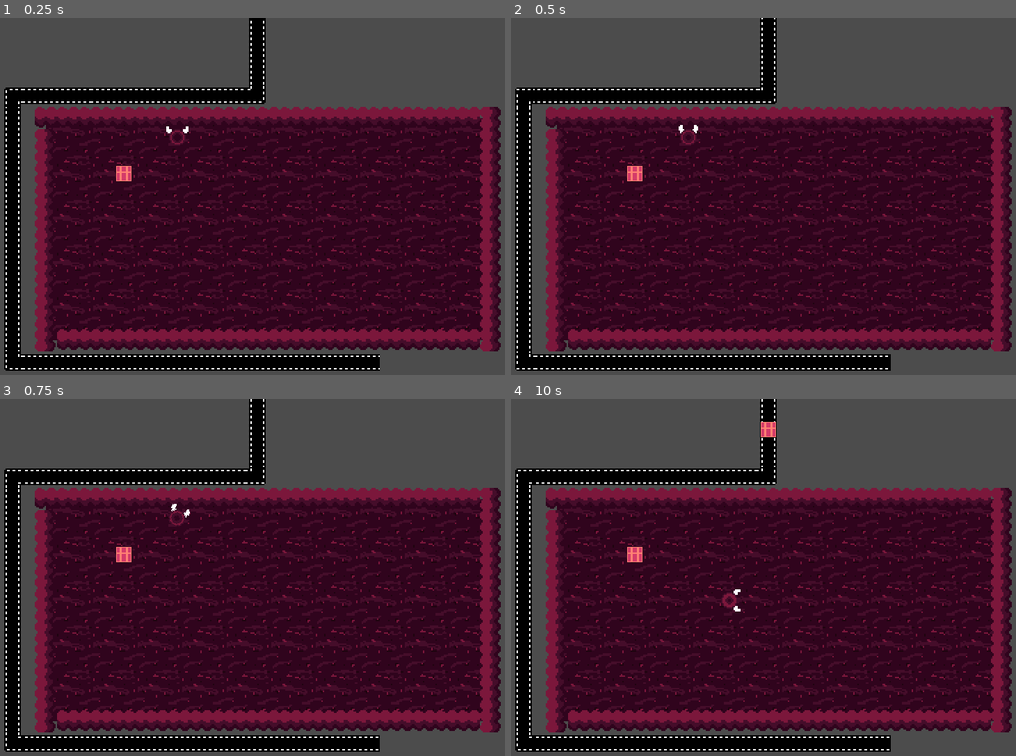
Above: before the commit, frames 1-4 (two rows, left to right).
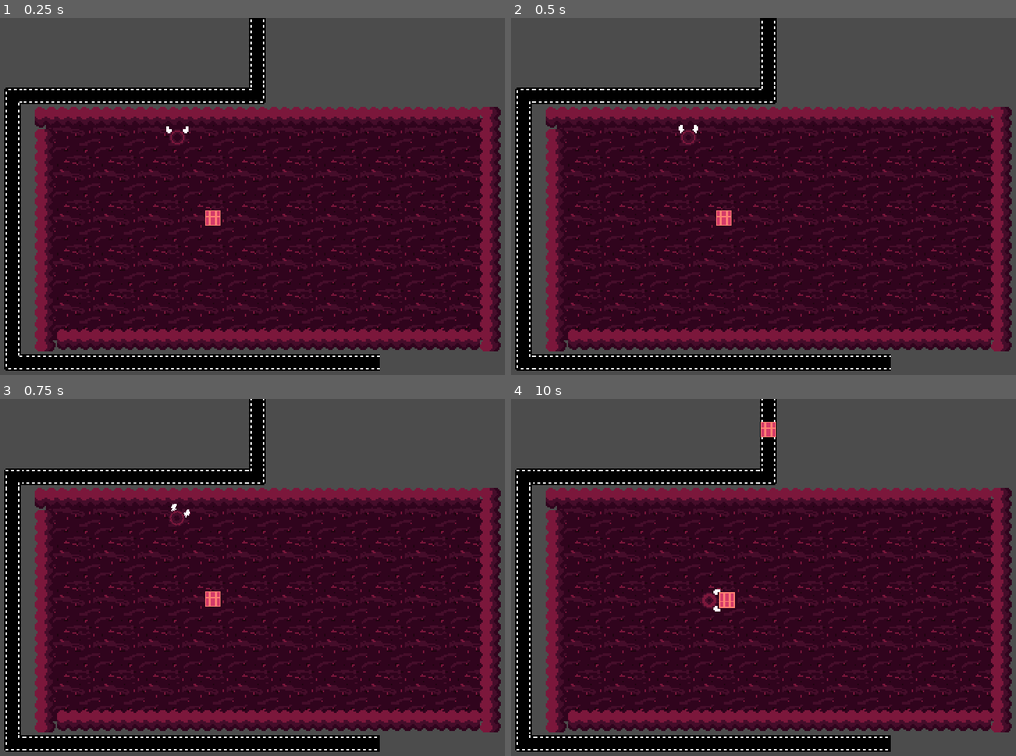
Above: after the commit, the same moments.

Repository: Flipez/arnold
Game: Godot game, scene res://Scenes/MainLevel.tscn
Two runs of this game, one before a commit and one after it. Both use one fixed random seed, a clock stepped at 60 frames per second and the inputs below.
Inputs:
- Up to frame 1 (0.25 s): no input
- Up to frame 2 (0.5 s): no input
- Up to frame 3 (0.75 s): hold Right (ui_right) from 0.53 s (still down)
- Up to frame 4 (10 s): tap Space (ui_select) at 0.77, 1.52, 3.02, 3.77, 4.52, 6.02, 6.77, 7.52, 9.02, 9.77 s; tap Enter at 1.25 s; release Right (ui_right) at 1.28 s; hold Down (ui_down) 1.28-2.03 s; hold Right (ui_right) 2.03-2.78 s; hold Up (ui_up) 2.78-3.53 s; hold Left (ui_left) 3.53-5.03 s; hold Down (ui_down) 5.03-5.78 s; hold Right (ui_right) 5.78-6.53 s; hold Up (ui_up) 6.53-7.28 s; hold Right (ui_right) 7.28-8.03 s; hold Down (ui_down) 8.03-8.78 s; hold Left (ui_left) 8.78-9.53 s; hold Up (ui_up) from 9.53 s (still down)

The runs differ from the first frame. In frame 1, 1.0% of the frame differs, in the area x 1-75%, y 0-99%; in frame 2, 1.0%; in frame 3, 1.0%; in frame 4, 1.1%.

Commit message:
add sound and clean up

Diff:
--- a/Objects/Crate/Crate.gd
+++ b/Objects/Crate/Crate.gd
@@ -4,24 +4,21 @@
 var hold_by_player = false
 var player = null
 export var never_touched = true
-# Declare member variables here. Examples:
-# var a = 2
-# var b = "text"
 
 
 # Called when the node enters the scene tree for the first time.
 func _ready():
-#add_to_group ( "collectables", persistent=true )
   if never_touched:
     position.x = 192
     position.y = -8
-
 
 func _process(delta):
   if never_touched:
     move_on_belt(delta)
   if hold_by_player:
     stick_to_player(delta)
+  if never_touched == false && hold_by_player == false && out_of_play_area():
+    queue_free()
 
 
 func move_on_belt(delta):
@@ -44,22 +41,16 @@
   position.x = player.position.x + cos(player.rotation - PI/2) * 13
   position.y = player.position.y + sin(player.rotation - PI/2) * 13
   look_at(player.position)
-#position = point + vector2(cos(angle), sin(angle))* distance
-#position = point + (position-point).rotated(angle)
+
+func out_of_play_area():
+  return(position.y < 72 || position.y > 232 || position.x < 40 || position.x > 350)
 
 func _on_InteractionArea_area_entered(area):
   hold_by_player = true
   never_touched = false
   player = area.get_parent()
-  #var pos_area = area.get_global_position()
-  #var relative_position = Vector2.ZERO
-  #relative_position.x = position.x - pos_area.x
-  #relative_position.y = position.y - pos_area.y
-#  print('create yay')
-#  prints(relative_position.x, position.x, pos_area.x)
-#  prints(relative_position.y, position.y, pos_area.y)
-
 
 func _on_InteractionArea_area_exited(area):
   hold_by_player = false
+  $CreateDropPlayer.play()
   pass
--- a/Objects/Crate/Crate.tscn
+++ b/Objects/Crate/Crate.tscn
@@ -1,7 +1,8 @@
-[gd_scene load_steps=5 format=2]
+[gd_scene load_steps=6 format=2]
 
 [ext_resource path="res://Objects/Crate/crate.png" type="Texture" id=1]
 [ext_resource path="res://Objects/Crate/Crate.gd" type="Script" id=2]
+[ext_resource path="res://Objects/Crate/impactWood_heavy_001.ogg" type="AudioStream" id=3]
 
 [sub_resource type="RectangleShape2D" id=1]
 extents = Vector2( 5.6731, 5.69607 )
@@ -28,5 +29,9 @@
 [node name="CollisionShape2D" type="CollisionShape2D" parent="InteractionArea"]
 shape = SubResource( 2 )
 
+[node name="CreateDropPlayer" type="AudioStreamPlayer" parent="."]
+stream = ExtResource( 3 )
+volume_db = -4.039
+
 [connection signal="area_entered" from="InteractionArea" to="." method="_on_InteractionArea_area_entered"]
 [connection signal="area_exited" from="InteractionArea" to="." method="_on_InteractionArea_area_exited"]
--- a/Scenes/MainLevel.tscn
+++ b/Scenes/MainLevel.tscn
@@ -146,106 +146,106 @@
 
 [node name="AnimatedSprite" type="AnimatedSprite" parent="Belt"]
 rotation = 1.5708
-frames = SubResource( 14 )
-frame = 2
+frames = SubResource( 7 )
+frame = 1
 playing = true
 
 [node name="AnimatedSprite2" type="AnimatedSprite" parent="Belt"]
 position = Vector2( 0, 16 )
 rotation = 1.5708
-frames = SubResource( 14 )
-frame = 2
+frames = SubResource( 7 )
+frame = 1
 playing = true
 
 [node name="AnimatedSprite3" type="AnimatedSprite" parent="Belt"]
 position = Vector2( 0, 48 )
 rotation = 4.71239
-frames = SubResource( 19 )
-frame = 2
+frames = SubResource( 12 )
+frame = 1
 playing = true
 
 [node name="AnimatedSprite4" type="AnimatedSprite" parent="Belt"]
 position = Vector2( 0, 32 )
 rotation = 1.5708
-frames = SubResource( 14 )
-frame = 2
+frames = SubResource( 7 )
+frame = 1
 playing = true
 
 [node name="AnimatedSprite5" type="AnimatedSprite" parent="Belt"]
 position = Vector2( -16, 48 )
 rotation = 3.14159
-frames = SubResource( 14 )
-frame = 2
+frames = SubResource( 7 )
+frame = 1
 playing = true
 
 [node name="AnimatedSprite6" type="AnimatedSprite" parent="Belt"]
 position = Vector2( -32, 48 )
 rotation = 3.14159
-frames = SubResource( 14 )
-frame = 2
+frames = SubResource( 7 )
+frame = 1
 playing = true
 
 [node name="AnimatedSprite7" type="AnimatedSprite" parent="Belt"]
 position = Vector2( -48, 48 )
 rotation = 3.14159
-frames = SubResource( 14 )
-frame = 2
+frames = SubResource( 7 )
+frame = 1
 playing = true
 
 [node name="AnimatedSprite8" type="AnimatedSprite" parent="Belt"]
 position = Vector2( -64, 48 )
 rotation = 3.14159
-frames = SubResource( 14 )
-frame = 2
+frames = SubResource( 7 )
+frame = 1
 playing = true
 
 [node name="AnimatedSprite9" type="AnimatedSprite" parent="Belt"]
 position = Vector2( -80, 48 )
 rotation = 3.14159
-frames = SubResource( 14 )
-frame = 2
+frames = SubResource( 7 )
+frame = 1
 playing = true
 
 [node name="AnimatedSprite10" type="AnimatedSprite" parent="Belt"]
 position = Vector2( -96, 48 )
 rotation = 3.14159
-frames = SubResource( 14 )
-frame = 2
+frames = SubResource( 7 )
+frame = 1
 playing = true
 
 [node name="AnimatedSprite11" type="AnimatedSprite" parent="Belt"]
 position = Vector2( -112, 48 )
 rotation = 3.14159
-frames = SubResource( 14 )
-frame = 2
+frames = SubResource( 7 )
+frame = 1
 playing = true
 
 [node name="AnimatedSprite12" type="AnimatedSprite" parent="Belt"]
 position = Vector2( -128, 48 )
 rotation = 3.14159
-frames = SubResource( 14 )
-frame = 3
+frames = SubResource( 7 )
+frame = 2
 playing = true
 
 [node name="AnimatedSprite13" type="AnimatedSprite" parent="Belt"]
 position = Vector2( -144, 48 )
 rotation = 3.14159
-frames = SubResource( 14 )
-frame = 3
+frames = SubResource( 7 )
+frame = 2
 playing = true
 
 [node name="AnimatedSprite14" type="AnimatedSprite" parent="Belt"]
 position = Vector2( -160, 48 )
 rotation = 3.14159
-frames = SubResource( 14 )
-frame = 3
+frames = SubResource( 7 )
+frame = 2
 playing = true
 
 [node name="AnimatedSprite15" type="AnimatedSprite" parent="Belt"]
 position = Vector2( -176, 48 )
 rotation = 4.71239
-frames = SubResource( 19 )
-frame = 3
+frames = SubResource( 12 )
+frame = 2
 playing = true
 flip_h = true
 flip_v = true
@@ -253,213 +253,213 @@
 [node name="AnimatedSprite16" type="AnimatedSprite" parent="Belt"]
 position = Vector2( -176, 64 )
 rotation = 1.5708
-frames = SubResource( 14 )
-frame = 3
+frames = SubResource( 7 )
+frame = 2
 playing = true
 
 [node name="AnimatedSprite17" type="AnimatedSprite" parent="Belt"]
 position = Vector2( -176, 80 )
 rotation = 1.5708
-frames = SubResource( 14 )
-frame = 3
+frames = SubResource( 7 )
+frame = 2
 playing = true
 
 [node name="AnimatedSprite18" type="AnimatedSprite" parent="Belt"]
 position = Vector2( -176, 96 )
 rotation = 1.5708
-frames = SubResource( 14 )
-frame = 3
+frames = SubResource( 7 )
+frame = 2
 playing = true
 
 [node name="AnimatedSprite19" type="AnimatedSprite" parent="Belt"]
 position = Vector2( -176, 112 )
 rotation = 1.5708
-frames = SubResource( 14 )
-frame = 3
+frames = SubResource( 7 )
+frame = 2
 playing = true
 
 [node name="AnimatedSprite20" type="AnimatedSprite" parent="Belt"]
 position = Vector2( -176, 128 )
 rotation = 1.5708
-frames = SubResource( 14 )
-frame = 3
+frames = SubResource( 7 )
+frame = 2
 playing = true
 
 [node name="AnimatedSprite21" type="AnimatedSprite" parent="Belt"]
 position = Vector2( -176, 144 )
 rotation = 1.5708
-frames = SubResource( 14 )
-frame = 3
+frames = SubResource( 7 )
+frame = 2
 playing = true
 
 [node name="AnimatedSprite22" type="AnimatedSprite" parent="Belt"]
 position = Vector2( -176, 160 )
 rotation = 1.5708
-frames = SubResource( 14 )
-frame = 3
+frames = SubResource( 7 )
+frame = 2
 playing = true
 
 [node name="AnimatedSprite23" type="AnimatedSprite" parent="Belt"]
 position = Vector2( -176, 176 )
 rotation = 1.5708
-frames = SubResource( 14 )
-frame = 3
+frames = SubResource( 7 )
+frame = 2
 playing = true
 
 [node name="AnimatedSprite24" type="AnimatedSprite" parent="Belt"]
 position = Vector2( -176, 192 )
 rotation = 1.5708
-frames = SubResource( 14 )
-frame = 3
+frames = SubResource( 7 )
+frame = 2
 playing = true
 
 [node name="AnimatedSprite25" type="AnimatedSprite" parent="Belt"]
 position = Vector2( -176, 208 )
 rotation = 1.5708
-frames = SubResource( 14 )
-frame = 3
+frames = SubResource( 7 )
+frame = 2
 playing = true
 
 [node name="AnimatedSprite26" type="AnimatedSprite" parent="Belt"]
 position = Vector2( -176, 224 )
 rotation = 1.5708
-frames = SubResource( 14 )
-frame = 3
+frames = SubResource( 7 )
+frame = 2
 playing = true
 
 [node name="AnimatedSprite27" type="AnimatedSprite" parent="Belt"]
 position = Vector2( -176, 240 )
 rotation = 4.71239
-frames = SubResource( 19 )
-frame = 3
+frames = SubResource( 12 )
+frame = 2
 playing = true
 flip_v = true
 
 [node name="AnimatedSprite28" type="AnimatedSprite" parent="Belt"]
 position = Vector2( -160, 240 )
 rotation = 3.14159
-frames = SubResource( 14 )
-frame = 3
+frames = SubResource( 7 )
+frame = 2
 playing = true
 flip_h = true
 
 [node name="AnimatedSprite29" type="AnimatedSprite" parent="Belt"]
 position = Vector2( -144, 240 )
 rotation = 3.14159
-frames = SubResource( 14 )
-frame = 3
+frames = SubResource( 7 )
+frame = 2
 playing = true
 flip_h = true
 
 [node name="AnimatedSprite30" type="AnimatedSprite" parent="Belt"]
 position = Vector2( -128, 240 )
 rotation = 3.14159
-frames = SubResource( 14 )
-frame = 3
+frames = SubResource( 7 )
+frame = 2
 playing = true
 flip_h = true
 
 [node name="AnimatedSprite31" type="AnimatedSprite" parent="Belt"]
 position = Vector2( -112, 240 )
 rotation = 3.14159
-frames = SubResource( 14 )
-frame = 3
+frames = SubResource( 7 )
+frame = 2
 playing = true
 flip_h = true
 
 [node name="AnimatedSprite32" type="AnimatedSprite" parent="Belt"]
 position = Vector2( -96, 240 )
 rotation = 3.14159
-frames = SubResource( 14 )
-frame = 3
+frames = SubResource( 7 )
+frame = 2
 playing = true
 flip_h = true
 
 [node name="AnimatedSprite33" type="AnimatedSprite" parent="Belt"]
 position = Vector2( -80, 240 )
 rotation = 3.14159
-frames = SubResource( 14 )
-frame = 3
+frames = SubResource( 7 )
+frame = 2
 playing = true
 flip_h = true
 
 [node name="AnimatedSprite34" type="AnimatedSprite" parent="Belt"]
 position = Vector2( -63.9999, 240 )
 rotation = 3.14159
-frames = SubResource( 14 )
-frame = 3
+frames = SubResource( 7 )
+frame = 2
 playing = true
 flip_h = true
 
 [node name="AnimatedSprite35" type="AnimatedSprite" parent="Belt"]
 position = Vector2( -47.9999, 240 )
 rotation = 3.14159
-frames = SubResource( 14 )
-frame = 3
+frames = SubResource( 7 )
+frame = 2
 playing = true
 flip_h = true
 
 [node name="AnimatedSprite36" type="AnimatedSprite" parent="Belt"]
 position = Vector2( -32, 240 )
 rotation = 3.14159
-frames = SubResource( 14 )
-frame = 3
+frames = SubResource( 7 )
+frame = 2
 playing = true
 flip_h = true
 
 [node name="AnimatedSprite37" type="AnimatedSprite" parent="Belt"]
 position = Vector2( -16, 240 )
 rotation = 3.14159
-frames = SubResource( 14 )
-frame = 3
+frames = SubResource( 7 )
+frame = 2
 playing = true
 flip_h = true
 
 [node name="AnimatedSprite38" type="AnimatedSprite" parent="Belt"]
 position = Vector2( 6.10352e-05, 240 )
 rotation = 3.14159
-frames = SubResource( 14 )
-frame = 3
+frames = SubResource( 7 )
+frame = 2
 playing = true
 flip_h = true
 
 [node name="AnimatedSprite39" type="AnimatedSprite" parent="Belt"]
 position = Vector2( 16.0001, 240 )
 rotation = 3.14159
-frames = SubResource( 14 )
-frame = 3
+frames = SubResource( 7 )
+frame = 2
 playing = true
 flip_h = true
 
 [node name="AnimatedSprite40" type="AnimatedSprite" parent="Belt"]
 position = Vector2( 32.0001, 240 )
 rotation = 3.14159
-frames = SubResource( 14 )
-frame = 3
+frames = SubResource( 7 )
+frame = 2
 playing = true
 flip_h = true
 
 [node name="AnimatedSprite41" type="AnimatedSprite" parent="Belt"]
 position = Vector2( 48.0001, 240 )
 rotation = 3.14159
-frames = SubResource( 14 )
-frame = 3
+frames = SubResource( 7 )
+frame = 2
 playing = true
 flip_h = true
 
 [node name="AnimatedSprite42" type="AnimatedSprite" parent="Belt"]
 position = Vector2( 64.0001, 240 )
 rotation = 3.14159
-frames = SubResource( 14 )
-frame = 3
+frames = SubResource( 7 )
+frame = 2
 playing = true
 flip_h = true
 
 [node name="AnimatedSprite43" type="AnimatedSprite" parent="Belt"]
 position = Vector2( 80.0001, 240 )
 rotation = 3.14159
-frames = SubResource( 14 )
-frame = 3
+frames = SubResource( 7 )
+frame = 2
 playing = true
 flip_h = true
 
@@ -470,5 +470,5 @@
 position = Vector2( 192, -8 )
 
 [node name="Crate2" parent="." instance=ExtResource( 3 )]
-position = Vector2( 96, 112 )
+position = Vector2( 160, 144 )
 never_touched = false
--- a/Scenes/Player.gd
+++ b/Scenes/Player.gd
@@ -15,7 +15,6 @@
 
 export var state = MOVE
 
-#onready var interactionTimer = $Area2D/InteractionTimer
 onready var interactionArea = $InteractionArea/InteractionShape
 onready var playerSprite = $Sprite
 
@@ -42,7 +41,6 @@
   rotation_degrees += Input.get_action_strength("ui_right") * 2
   rotation_degrees -= Input.get_action_strength("ui_left") * 2
 
-  #input_vector.x = Input.get_action_strength("ui_right") - Input.get_action_strength("ui_left")
   input_vector.y = Input.get_action_strength("ui_down") - Input.get_action_strength("ui_up")
   input_vector = input_vector.normalized()
 
@@ -52,19 +50,6 @@
     velocity = velocity.move_toward(Vector2.ZERO, FRICTION * delta)
 
   move()
-
-  #if input_vector.x > 0:
-  #  playerSprite.flip_h = false
-  #  playerSprite.offset.x = 20
-  #  interactionArea.position.x = 2
-  #elif input_vector.x < 0:
-  #  playerSprite.flip_h = true
-  #  playerSprite.offset.x = -20
-  #  interactionArea.position.x = -18
-
-  #if Input.is_action_just_pressed("ui_interact") && state == MOVE:
-  #  state = INTERACT
-  #  interactionTimer.start(0.15)
 
 func move():
   velocity = move_and_slide(velocity)
@@ -78,25 +63,15 @@
 func dialog_state():
   velocity = Vector2.ZERO
 
-#func freeze(_dialog = "", _caller = "", _on_exit_signal = ""):
-#  interactionTimer.stop()
-#  call_deferred("disable_interaction")
-#  state = DIALOG
-
-#func unfreeze(_value = ""):
-#  state = MOVE
-
 func disable_interaction():
   interactionArea.disabled = true
 
 func invisible():
   $Sprite.hide()
 
-
 func _on_InteractionTimer_timeout():
   state = MOVE
   interactionArea.disabled = true
 
-
 func _on_interactionArea_area_entered(area):
   pass
Not shown, added: Objects/Crate/impactWood_heavy_001.ogg.import
Not shown: 4 places in Scenes/MainLevel.tscn that only renumber resources
Not shown, added: Objects/Crate/impactWood_heavy_001.ogg
